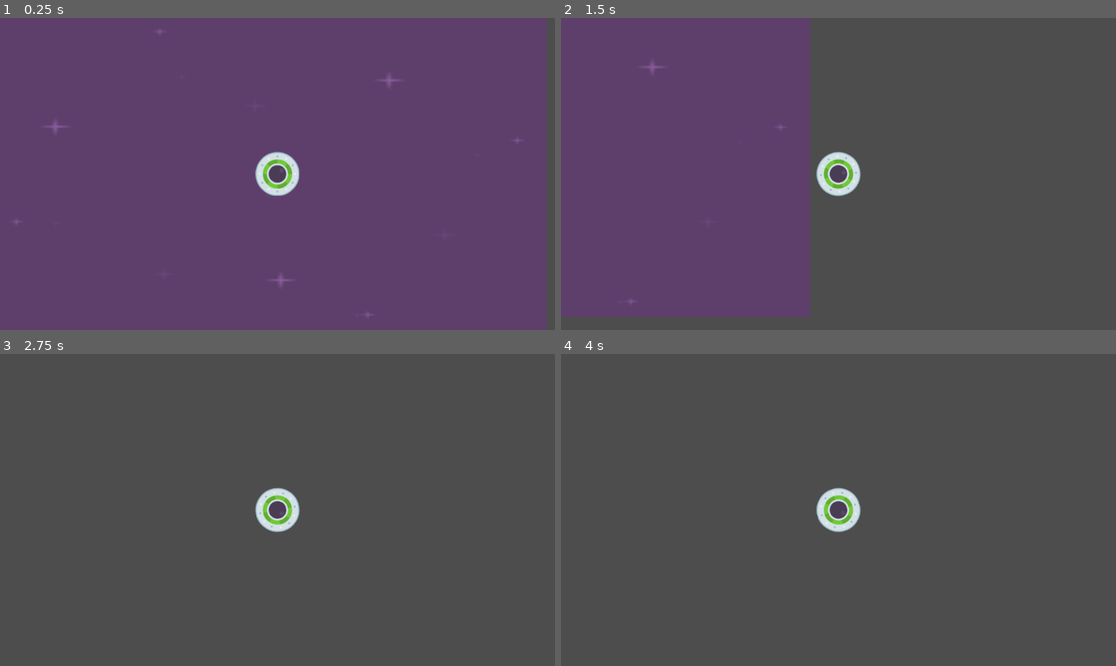
Above: before the commit, frames 1-4 (two rows, left to right).
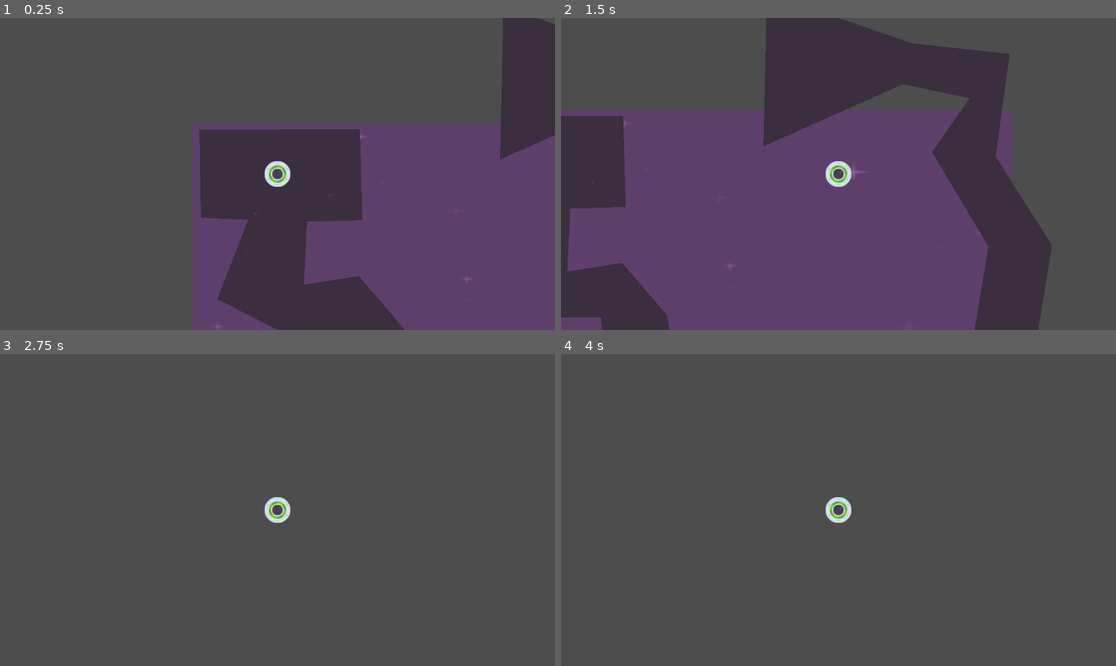
Above: after the commit, the same moments.

Repository: manuyeldev/SpeedySaucer
Game: Godot game, scene res://level_1.tscn
Same seed, same stepped clock (60 frames per second), same inputs: the game is played once before the commit and once after it.
Inputs:
- Up to frame 1 (0.25 s): no input
- Up to frame 2 (1.5 s): tap Enter at 0.5 s; hold Right (move_right) 0.53-1.28 s; hold Down (move_down) from 1.28 s (still down)
- Up to frame 3 (2.75 s): release Down (move_down) at 2.03 s; hold Right (move_right) from 2.03 s (still down)
- Up to frame 4 (4 s): release Right (move_right) at 2.78 s; hold W (move_up) 2.78-3.53 s; hold Left (move_left) from 3.53 s (still down)

The runs differ from the first frame. In frame 1, 73% of the frame differs, in the area x 0-100%, y 0-100%; in frame 2, 57%; in frame 3, 0.8%; in frame 4, 0.8%.

Commit message:
28. Making The Maze

Diff:
--- a/level_1.tscn
+++ b/level_1.tscn
@@ -1,16 +1,22 @@
-[gd_scene load_steps=4 format=3 uid="uid://c45v8c5ek5npo"]
+[gd_scene load_steps=5 format=3 uid="uid://c45v8c5ek5npo"]
 
 [ext_resource type="Texture2D" uid="uid://dgn8oafj6jfn3" path="res://purple.png" id="1_kd63o"]
 [ext_resource type="Script" path="res://level.gd" id="1_l8hko"]
 [ext_resource type="PackedScene" uid="uid://ciq3axx355530" path="res://player.tscn" id="2_tmir2"]
+[ext_resource type="PackedScene" uid="uid://brar1023cicpw" path="res://maze.tscn" id="4_kc0pm"]
 
 [node name="Level1" type="Node2D"]
 script = ExtResource("1_l8hko")
 
 [node name="Background" type="TextureRect" parent="."]
+z_index = -100
 offset_right = 1152.0
 offset_bottom = 648.0
 texture = ExtResource("1_kd63o")
 
 [node name="ParentPlayer" parent="." instance=ExtResource("2_tmir2")]
-position = Vector2(593, 324)
+position = Vector2(176, 106)
+
+[node name="Area2D" parent="." instance=ExtResource("4_kc0pm")]
+z_index = -50
+position = Vector2(101, 99)
--- /dev/null
+++ b/maze.tscn
@@ -0,0 +1,12 @@
+[gd_scene load_steps=2 format=3 uid="uid://brar1023cicpw"]
+
+[ext_resource type="Texture2D" uid="uid://ipiinle5g7ax" path="res://darkPurple.png" id="1_8mldc"]
+
+[node name="Area2D" type="Area2D"]
+
+[node name="CollisionPolygon2D" type="CollisionPolygon2D" parent="."]
+polygon = PackedVector2Array(-87, -85, -84, 98, 14, 102, -50, 267, 78, 332, 200, 332, 217, 516, -11, 625, 114, 732, 225, 874, 503, 852, 546, 739, 909, 692, 1089, 470, 1136, 183, 1019, -2, 1048, -215, 846, -237, 544, -341, 537, -23, 826, -152, 965, -123, 887, -11, 1004, 185, 963, 431, 817, 566, 600, 595, 454, 659, 373, 741, 211, 672, 373, 551, 337, 328, 244, 219, 130, 237, 136, 106, 251, 103, 246, -86)
+
+[node name="Polygon2D" type="Polygon2D" parent="."]
+texture = ExtResource("1_8mldc")
+polygon = PackedVector2Array(-87, -85, -84, 98, 14, 102, -50, 267, 78, 332, 200, 332, 217, 516, -11, 625, 114, 732, 225, 874, 503, 852, 546, 739, 909, 692, 1089, 470, 1136, 183, 1019, -2, 1048, -215, 846, -237, 544, -341, 537, -23, 826, -152, 965, -123, 887, -11, 1004, 185, 963, 431, 817, 566, 600, 595, 454, 659, 373, 741, 211, 672, 373, 551, 337, 328, 244, 219, 130, 237, 136, 106, 251, 103, 246, -86)
--- a/player.tscn
+++ b/player.tscn
@@ -4,17 +4,17 @@
 [ext_resource type="Script" path="res://player.gd" id="1_s265r"]
 
 [sub_resource type="CircleShape2D" id="CircleShape2D_vkinj"]
-radius = 46.0109
+radius = 27.074
 
 [node name="Player" type="RigidBody2D"]
 gravity_scale = 0.0
 script = ExtResource("1_s265r")
 
 [node name="Sprite2D" type="Sprite2D" parent="."]
+scale = Vector2(0.6, 0.6)
 texture = ExtResource("1_58hup")
 
 [node name="CollisionShape2D" type="CollisionShape2D" parent="."]
-position = Vector2(0, 1)
 shape = SubResource("CircleShape2D_vkinj")
 
 [node name="Camera2D" type="Camera2D" parent="."]
